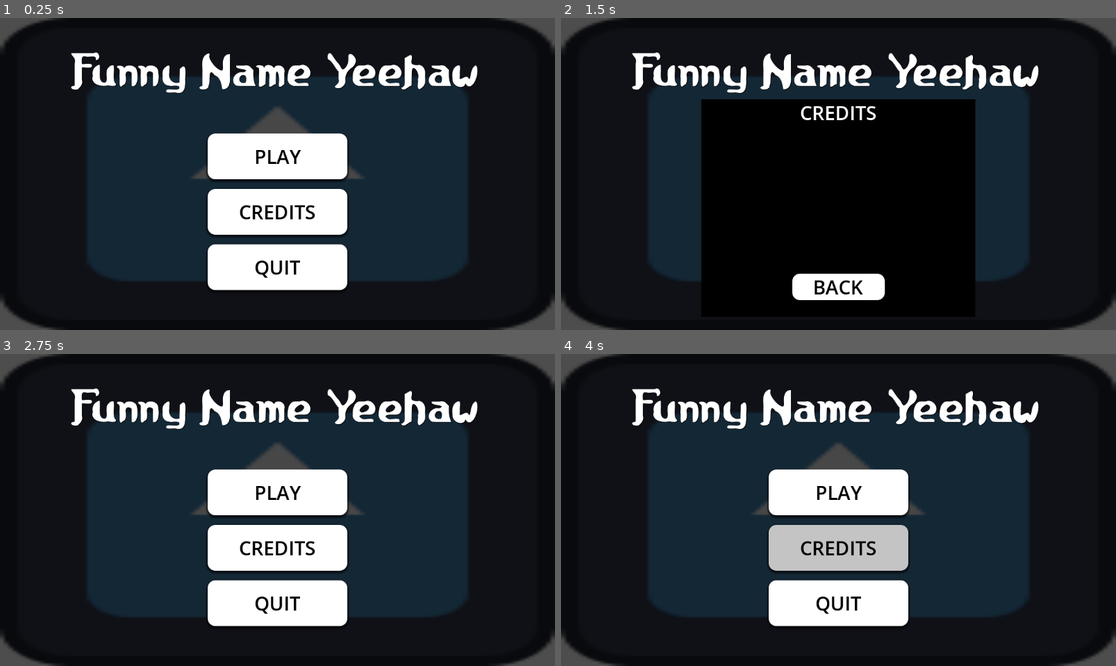
Above: before the commit, frames 1-4 (two rows, left to right).
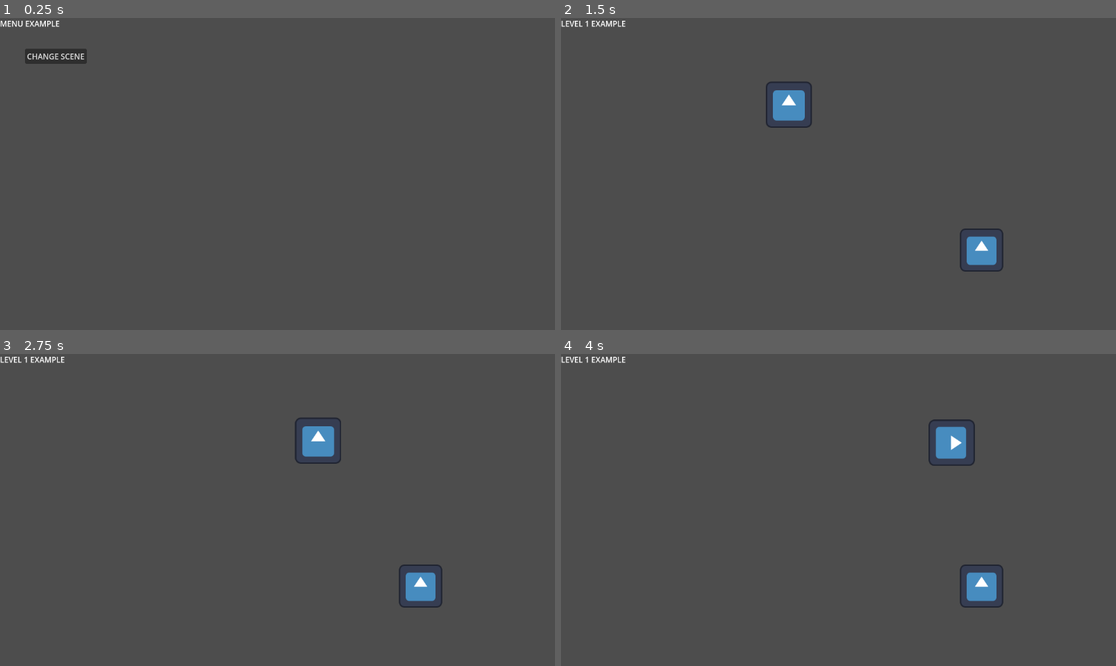
Above: after the commit, the same moments.

Repository: Quackstir/Game-Jam
Game: Godot game, scene res://Common/SceneManager/SceneManager.tscn
Two runs of this game, one before a commit and one after it. Both use one fixed random seed, a clock stepped at 60 frames per second and the inputs below. Before the commit the project starts from res://Levels/Main Menu/main_menu.tscn. The engine's default icon, where the game draws it, is replaced by a stand-in: a white triangle on a blue panel in a dark square.
Inputs (mouse positions are in pixels of both pictures, inside the frame that each line leads up to):
- Up to frame 1 (0.25 s): no input
- Up to frame 2 (1.5 s): click (616, 55) at 0.5 s, where only the run after the commit has a clickable "CHANGE SCENE"; click (838, 211) at 1.25 s, where only the run before the commit has a clickable "CREDITS"
- Up to frame 3 (2.75 s): click (277, 622) at 2 s, where only the run before the commit has a clickable "BACK"
- Up to frame 4 (4 s): click (838, 491) at 2.75 s, where only the run before the commit has a clickable "PLAY"; click (838, 491) at 3.5 s, where only the run before the commit has a clickable "PLAY"

The runs differ from the first frame. In frame 1, 98% of the frame differs, in the area x 0-100%, y 0-100%; in frame 2, 98%; in frame 3, 98%; in frame 4, 98%.

Commit message:
Revert "Merge pull request #60 from Quackstir/Jaden_Menus"
This reverts commit 857735b6f6547cda8a3b2ff1c76f4ead0a7474c6, reversing
changes made to 284e0666d9379918262ff1e23b39f7154f159aca.

Diff:
--- a/Global Game Jam 2026/GlobalGameJam2026/Levels/Main Menu/main_menu.gd
+++ /dev/null
@@ -1,28 +0,0 @@
-extends Control
-@onready var main_buttons: VBoxContainer = $"Main Buttons"
-@onready var credits: Panel = $Credits
-@onready var back_button: Button = $"Credits/Back Button"
-
-
-# Called when the node enters the scene tree for the first time.
-func _ready() -> void:
-	main_buttons.visible = true
-	credits.visible = false
-
-
-func _on_play_button_pressed() -> void:
-	get_tree().change_scene_to_file("res://Levels/Main Menu/main_menu.tscn")
-
-
-func _on_credits_button_pressed() -> void:
-	main_buttons.visible = false
-	credits.visible = true
-
-
-func _on_quit_button_pressed() -> void:
-	get_tree().quit()
-
-
-func _on_back_button_pressed() -> void:
-	main_buttons.visible = true
-	credits.visible = false
--- a/Global Game Jam 2026/GlobalGameJam2026/Levels/Main Menu/main_menu.tscn
+++ /dev/null
@@ -1,187 +0,0 @@
-[gd_scene format=3 uid="uid://dif6ladeu681i"]
-
-[ext_resource type="Script" uid="uid://leecs86224gh" path="res://Levels/Main Menu/main_menu.gd" id="1_e2pmq"]
-[ext_resource type="Texture2D" uid="uid://4q335xxs2p" path="res://icon.svg" id="2_rjeep"]
-[ext_resource type="FontFile" uid="uid://cbrddtp1701de" path="res://Levels/Main Menu/Medieval Scroll of Wisdom.ttf" id="3_3foys"]
-
-[sub_resource type="StyleBoxTexture" id="StyleBoxTexture_wqh7t"]
-texture = ExtResource("2_rjeep")
-modulate_color = Color(0.27752772, 0.27752772, 0.27752772, 1)
-
-[sub_resource type="StyleBoxFlat" id="StyleBoxFlat_e2pmq"]
-bg_color = Color(1, 1, 1, 1)
-corner_radius_top_left = 16
-corner_radius_top_right = 16
-corner_radius_bottom_right = 16
-corner_radius_bottom_left = 16
-shadow_size = 5
-shadow_offset = Vector2(0, 3)
-
-[sub_resource type="StyleBoxFlat" id="StyleBoxFlat_rjeep"]
-bg_color = Color(0.47657818, 0.47657818, 0.47657818, 1)
-corner_radius_top_left = 16
-corner_radius_top_right = 16
-corner_radius_bottom_right = 16
-corner_radius_bottom_left = 16
-shadow_size = 5
-shadow_offset = Vector2(0, 3)
-
-[sub_resource type="StyleBoxFlat" id="StyleBoxFlat_3foys"]
-bg_color = Color(0.7694324, 0.7694324, 0.7694324, 1)
-corner_radius_top_left = 16
-corner_radius_top_right = 16
-corner_radius_bottom_right = 16
-corner_radius_bottom_left = 16
-shadow_size = 5
-shadow_offset = Vector2(0, 3)
-
-[sub_resource type="StyleBoxEmpty" id="StyleBoxEmpty_rjeep"]
-
-[sub_resource type="StyleBoxFlat" id="StyleBoxFlat_wqh7t"]
-bg_color = Color(0, 0, 0, 1)
-
-[node name="Main Menu" type="Control" unique_id=950914087]
-layout_mode = 3
-anchors_preset = 15
-anchor_right = 1.0
-anchor_bottom = 1.0
-grow_horizontal = 2
-grow_vertical = 2
-script = ExtResource("1_e2pmq")
-
-[node name="Panel" type="Panel" parent="." unique_id=1472195349]
-layout_mode = 1
-anchors_preset = 15
-anchor_right = 1.0
-anchor_bottom = 1.0
-grow_horizontal = 2
-grow_vertical = 2
-theme_override_styles/panel = SubResource("StyleBoxTexture_wqh7t")
-
-[node name="Main Buttons" type="VBoxContainer" parent="." unique_id=205699472]
-layout_mode = 1
-anchors_preset = 8
-anchor_left = 0.5
-anchor_top = 0.5
-anchor_right = 0.5
-anchor_bottom = 0.5
-offset_left = -145.25
-offset_top = -83.75
-offset_right = 145.25
-offset_bottom = 241.75
-grow_horizontal = 2
-grow_vertical = 2
-theme_override_constants/separation = 20
-
-[node name="Play Button" type="Button" parent="Main Buttons" unique_id=1595329885]
-layout_mode = 2
-size_flags_vertical = 3
-theme_override_colors/font_color = Color(0, 0, 0, 1)
-theme_override_colors/font_pressed_color = Color(0, 0, 0, 1)
-theme_override_colors/font_hover_color = Color(0, 0, 0, 1)
-theme_override_font_sizes/font_size = 40
-theme_override_styles/normal = SubResource("StyleBoxFlat_e2pmq")
-theme_override_styles/pressed = SubResource("StyleBoxFlat_rjeep")
-theme_override_styles/hover = SubResource("StyleBoxFlat_3foys")
-theme_override_styles/focus = SubResource("StyleBoxEmpty_rjeep")
-text = "PLAY"
-
-[node name="Credits Button" type="Button" parent="Main Buttons" unique_id=609688673]
-layout_mode = 2
-size_flags_vertical = 3
-theme_override_colors/font_color = Color(0, 0, 0, 1)
-theme_override_colors/font_pressed_color = Color(0, 0, 0, 1)
-theme_override_colors/font_hover_color = Color(0, 0, 0, 1)
-theme_override_font_sizes/font_size = 40
-theme_override_styles/normal = SubResource("StyleBoxFlat_e2pmq")
-theme_override_styles/pressed = SubResource("StyleBoxFlat_rjeep")
-theme_override_styles/hover = SubResource("StyleBoxFlat_3foys")
-theme_override_styles/focus = SubResource("StyleBoxEmpty_rjeep")
-text = "CREDITS"
-
-[node name="Quit Button" type="Button" parent="Main Buttons" unique_id=517170479]
-layout_mode = 2
-size_flags_vertical = 3
-theme_override_colors/font_color = Color(0, 0, 0, 1)
-theme_override_colors/font_pressed_color = Color(0, 0, 0, 1)
-theme_override_colors/font_hover_color = Color(0, 0, 0, 1)
-theme_override_font_sizes/font_size = 40
-theme_override_styles/normal = SubResource("StyleBoxFlat_e2pmq")
-theme_override_styles/pressed = SubResource("StyleBoxFlat_rjeep")
-theme_override_styles/hover = SubResource("StyleBoxFlat_3foys")
-theme_override_styles/focus = SubResource("StyleBoxEmpty_rjeep")
-text = "QUIT"
-
-[node name="Label" type="Label" parent="." unique_id=1746757139]
-layout_mode = 1
-anchors_preset = 8
-anchor_left = 0.5
-anchor_top = 0.5
-anchor_right = 0.5
-anchor_bottom = 0.5
-offset_left = -421.5
-offset_top = -220.0
-offset_right = 421.5
-offset_bottom = -121.0
-grow_horizontal = 2
-grow_vertical = 2
-theme_override_colors/font_shadow_color = Color(0, 0, 0, 0.78039217)
-theme_override_fonts/font = ExtResource("3_3foys")
-theme_override_font_sizes/font_size = 72
-text = "Funny Name Yeehaw"
-
-[node name="Credits" type="Panel" parent="." unique_id=1069826396]
-layout_mode = 1
-anchors_preset = 8
-anchor_left = 0.5
-anchor_top = 0.5
-anchor_right = 0.5
-anchor_bottom = 0.5
-offset_left = -285.0
-offset_top = -155.0
-offset_right = 284.5
-offset_bottom = 297.0
-grow_horizontal = 2
-grow_vertical = 2
-theme_override_styles/panel = SubResource("StyleBoxFlat_wqh7t")
-
-[node name="Label" type="Label" parent="Credits" unique_id=2071506078]
-layout_mode = 1
-anchors_preset = 5
-anchor_left = 0.5
-anchor_right = 0.5
-offset_left = -20.0
-offset_right = 20.0
-offset_bottom = 23.0
-grow_horizontal = 2
-theme_override_font_sizes/font_size = 40
-text = "CREDITS"
-
-[node name="Back Button" type="Button" parent="Credits" unique_id=1922229915]
-layout_mode = 1
-anchors_preset = 8
-anchor_left = 0.5
-anchor_top = 0.5
-anchor_right = 0.5
-anchor_bottom = 0.5
-offset_left = -95.75
-offset_top = 135.5
-offset_right = 96.5
-offset_bottom = 190.5
-grow_horizontal = 2
-grow_vertical = 2
-size_flags_vertical = 3
-theme_override_colors/font_color = Color(0, 0, 0, 1)
-theme_override_colors/font_pressed_color = Color(0, 0, 0, 1)
-theme_override_colors/font_hover_color = Color(0, 0, 0, 1)
-theme_override_font_sizes/font_size = 40
-theme_override_styles/normal = SubResource("StyleBoxFlat_e2pmq")
-theme_override_styles/pressed = SubResource("StyleBoxFlat_rjeep")
-theme_override_styles/hover = SubResource("StyleBoxFlat_3foys")
-theme_override_styles/focus = SubResource("StyleBoxEmpty_rjeep")
-text = "BACK"
-
-[connection signal="pressed" from="Main Buttons/Play Button" to="." method="_on_play_button_pressed"]
-[connection signal="pressed" from="Main Buttons/Credits Button" to="." method="_on_credits_button_pressed"]
-[connection signal="pressed" from="Main Buttons/Quit Button" to="." method="_on_quit_button_pressed"]
-[connection signal="pressed" from="Credits/Back Button" to="." method="_on_back_button_pressed"]
--- a/Global Game Jam 2026/GlobalGameJam2026/project.godot
+++ b/Global Game Jam 2026/GlobalGameJam2026/project.godot
@@ -11,7 +11,7 @@
 [application]
 
 config/name="GlobalGameJam2026"
-run/main_scene="uid://dif6ladeu681i"
+run/main_scene="uid://b62hc47phm2ah"
 config/features=PackedStringArray("4.6", "Forward Plus")
 config/icon="res://icon.svg"
 
Binary file removed: Global Game Jam 2026/GlobalGameJam2026/Levels/Main Menu/Medieval Scroll of Wisdom.ttf
Not shown, removed: Global Game Jam 2026/GlobalGameJam2026/Levels/Main Menu/Medieval Scroll of Wisdom.ttf.import
Not shown, removed: Global Game Jam 2026/GlobalGameJam2026/Levels/Main Menu/main_menu.gd.uid
